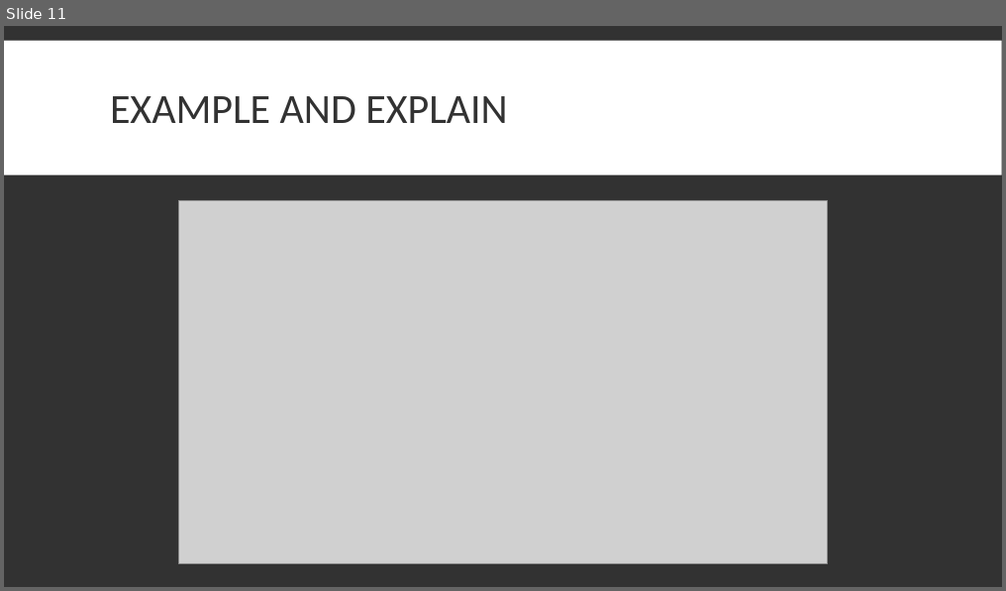
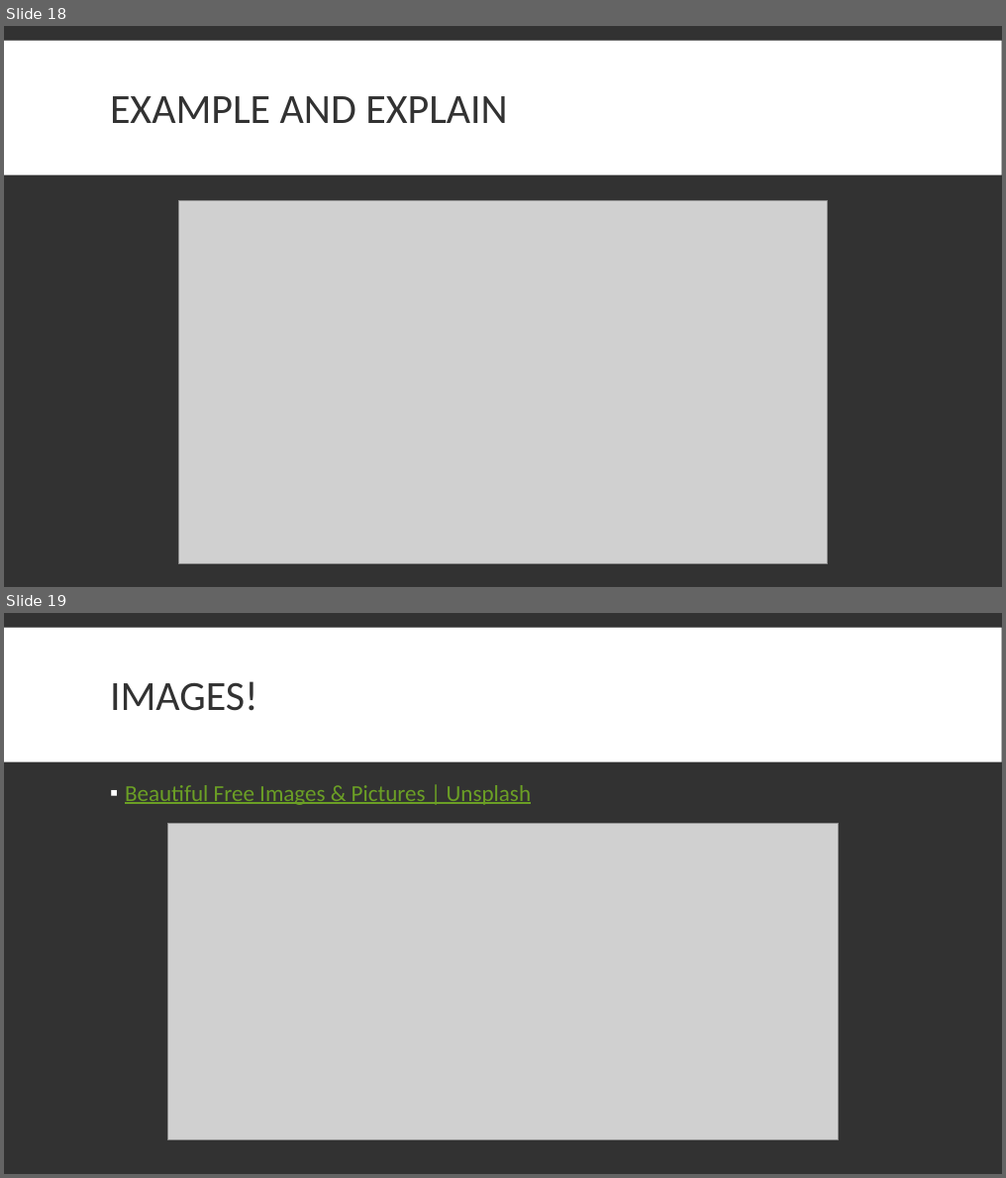
Before and after one commit to UT-ACM-Student-Chapter/Front-end-1402-course, a slide deck: S1/codes/Hypertextmarkuplanguage.pptx. Shown one above the other, each under a label of ours: slide 11 before the commit, slides 18 and 19 after it. The pictures are 1006x591 and 1006x1178 pixels, drawn with LibreOffice and Linux fonts; fonts in the diff are those of the drawing; grey boxes stand for pictures. Boxes give left, top, right and bottom in pixels: in the first picture for what was removed or moved away, otherwise in the second. Text is boxed around its words. In the diff, an @@ line names an element or a change of style, - is before the commit and + after.

```diff
--- a/S1/codes/Hypertextmarkuplanguage.pptx
+++ b/S1/codes/Hypertextmarkuplanguage.pptx
@@ slide 19 added at [4,613,1002,1174], background #323232; not listed: 1 template element that a slide beside it also shows @@
@@ title added at [110,681,258,711], 40 pt, text #323232 @@
+IMAGES!
@@ text added at [125,785,531,805], 22 pt, text #6B9F25, underline @@
+▪ Beautiful Free Images & Pictures | Unsplash
@@ picture added at [167,823,838,1140] @@
@@ what was slide 11 is now slide 18 @@
```
Also in this commit, not shown: 4 slides changed, 7 other slides added.
